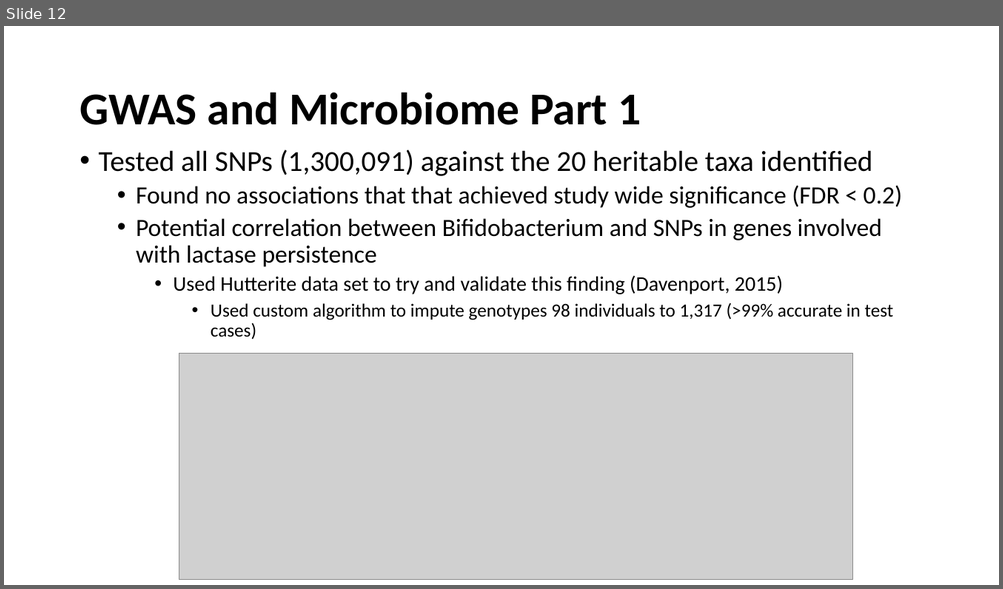
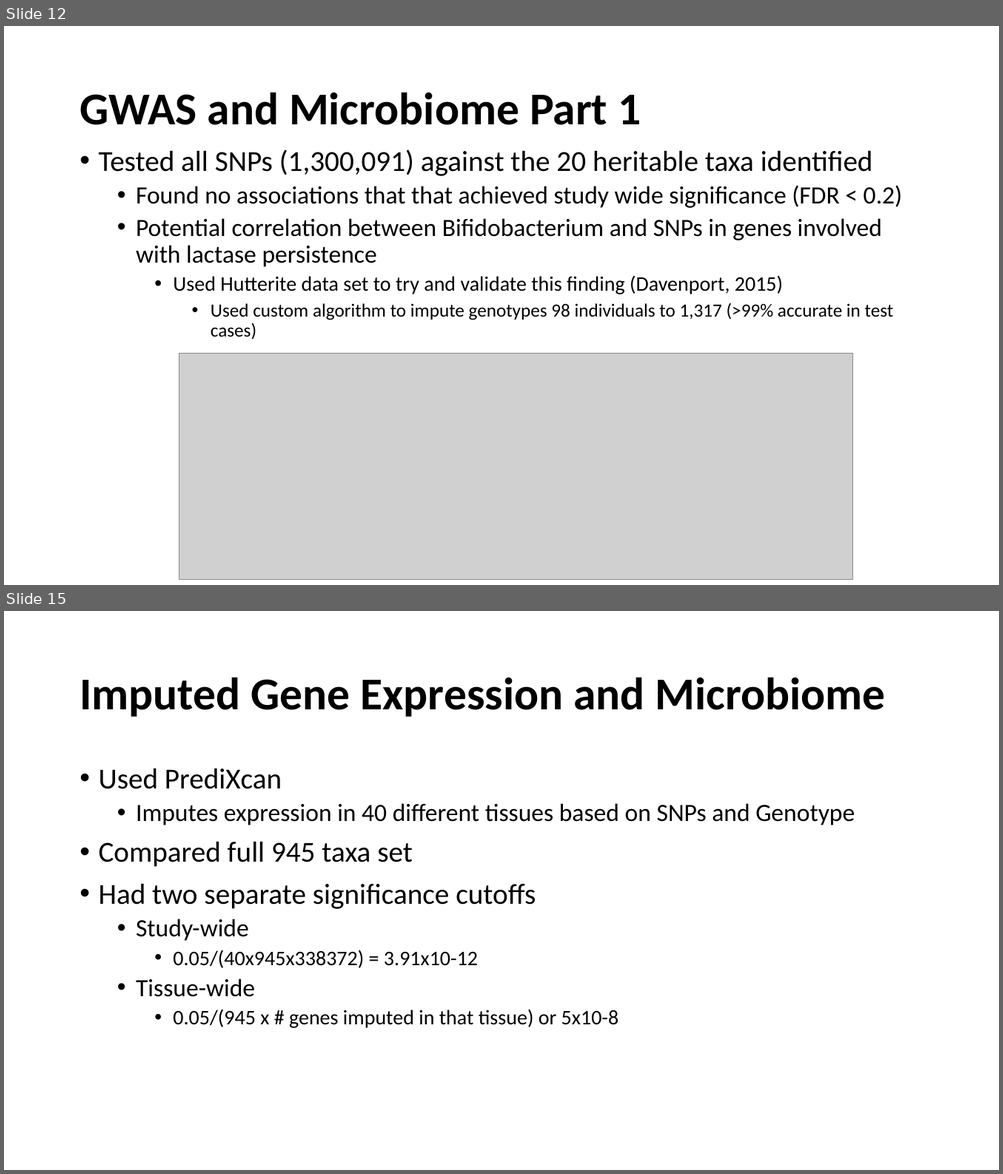
Before and after one commit to marcsze/SchlossLabPresentations, a slide deck: 2016_07_14/genetic_determinants_journal_club.pptx. Shown one above the other, each under a label of ours: slide 12 before the commit, slides 12 and 15 after it; the slides between them are not shown. The pictures are 1003x589 and 1003x1174 pixels, drawn with LibreOffice and Linux fonts; fonts in the diff are those of the drawing; grey boxes stand for pictures. Boxes give left, top, right and bottom in pixels: in the first picture for what was removed or moved away, otherwise in the second. Text is boxed around its words. In the diff, an @@ line names an element or a change of style, - is before the commit and + after.

```diff
--- a/2016_07_14/genetic_determinants_journal_club.pptx
+++ b/2016_07_14/genetic_determinants_journal_club.pptx
@@ slide 15 added at (x1=4, y1=611, x2=999, y2=1170), background #FFFFFF @@
@@ title added at (x1=79, y1=677, x2=885, y2=717), 44 pt, text #000000, bold @@
+Imputed Gene Expression and Microbiome
@@ text added at (x1=99, y1=768, x2=854, y2=1028), 24 pt, text #000000 @@
+• Used PrediXcan
+  • Imputes expression in 40 different tissues based on SNPs and Genotype
+• Compared full 945 taxa set
+• Had two separate significance cutoffs
+  • Study-wide
+    • 0.05/(40x945x338372) = 3.91x10-12
+  • Tissue-wide
+    • 0.05/(945 x # genes imputed in that tissue) or 5x10-8
```
Also in this commit, not shown: 5 other slides added, 2 other files.
